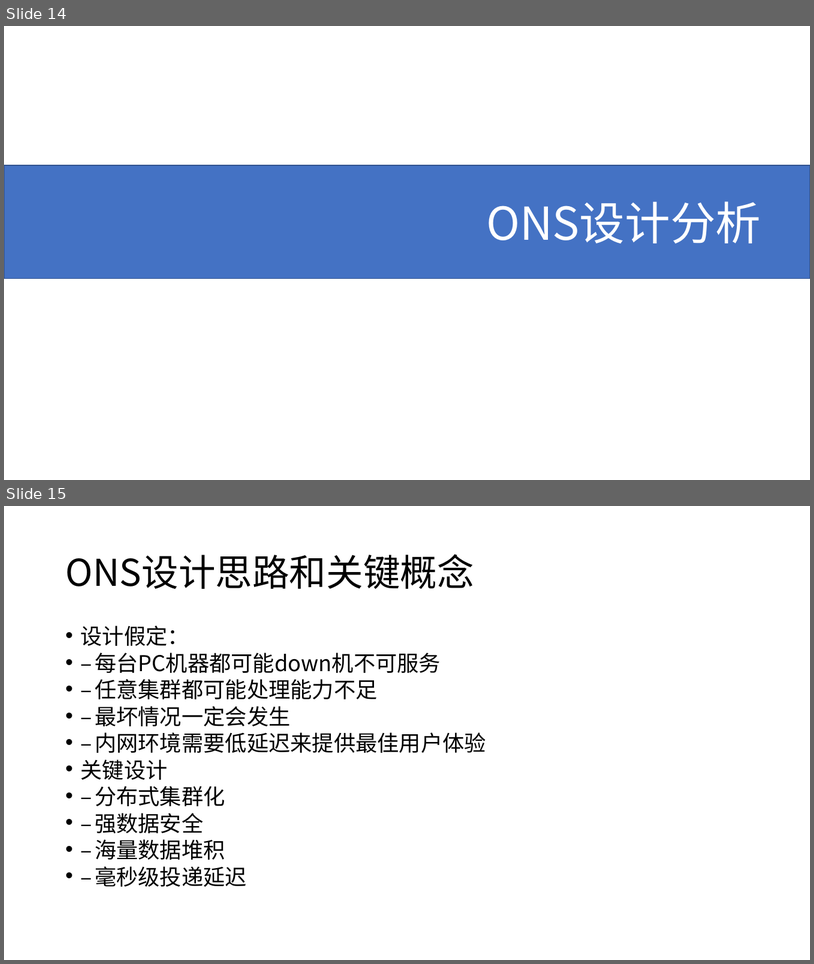
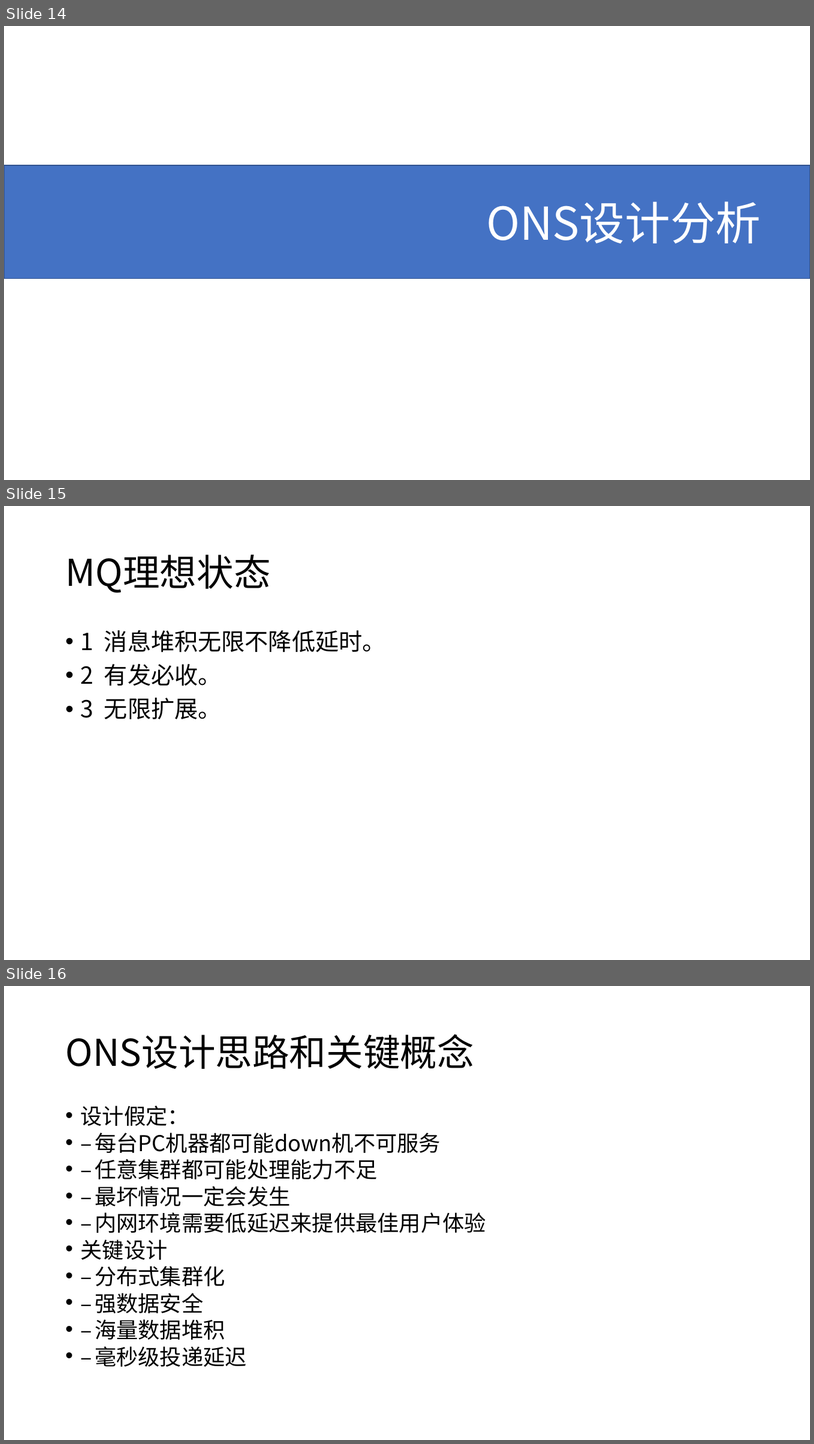
Before and after one commit to xiaozhiliaoo/my-slides, a slide deck: 简单理解mq.pptx. Shown one above the other, each under a label of ours: slides 14 and 15 before the commit, slides 14, 15 and 16 after it. The pictures are 814x964 and 814x1444 pixels, drawn with LibreOffice and Linux fonts; fonts in the diff are those of the drawing. Boxes give left, top, right and bottom in pixels: in the first picture for what was removed or moved away, otherwise in the second. Text is boxed around its words. In the diff, an @@ line names an element or a change of style, - is before the commit and + after.

```diff
--- a/简单理解mq.pptx
+++ b/简单理解mq.pptx
@@ slide 15 added at bbox=[4, 506, 810, 960], background #FFFFFF @@
@@ title added at bbox=[65, 555, 270, 593], 44 pt, text #000000 @@
+MQ理想状态
@@ text added at bbox=[81, 630, 386, 719], 28 pt, text #000000 @@
+• 1 消息堆积无限不降低延时。
+• 2 有发必收。
+• 3 无限扩展。
@@ what was slide 15 is now slide 16 @@
```
Also in this commit, not shown: 3 slides changed, 11 other slides added, 2 slides removed.
